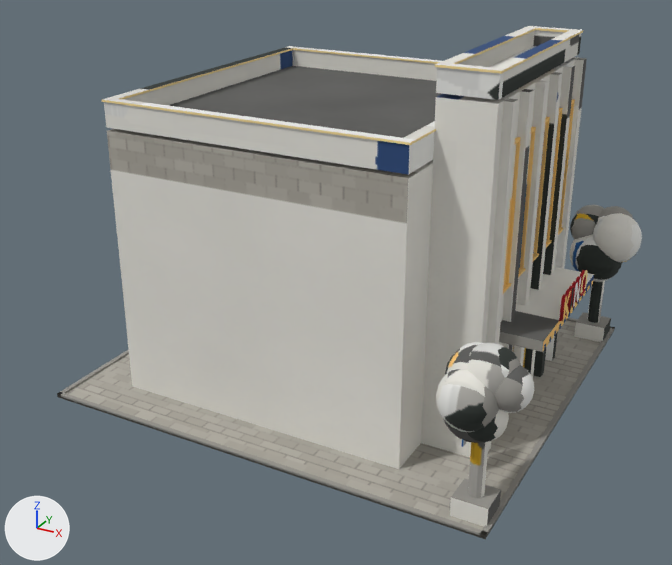
Renders of the glTF model openttd/media/baseset/decouple/objekty/mirne/dum_27_kino.glb from each side of a commit.
Camera for both pictures: a camera (50 mm lens) standing at (18.8, -16.0, 14.3) and looking at (6.6, 6.2, 3.2). Lighting does not change. The marker at lower left points along +X, +Y and +Z. The older version comes first. Where no turn or scale is listed for an object, it has been applied to the vertices. Vertices at exactly the same position are counted once.
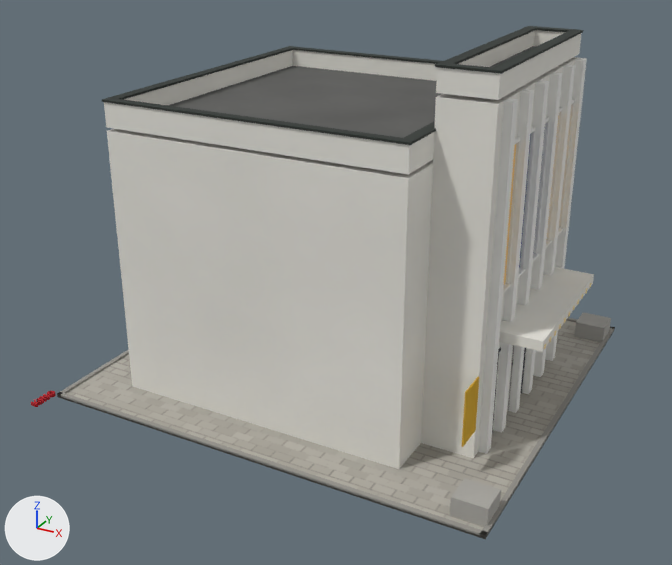
Where the newer file only moved an object's origin or applied its transform, the numbers keep the older frame.

Where the change shows, as pixel boxes (x1, y1, x2, y2) in the pictures (672 x 565 px):
'Mesh_0', surface changed, reshaped
    before: (57, 26, 642, 539)
    after: (31, 26, 615, 539)
'Mesh_1', surface changed
    both: (504, 115, 559, 284)
part 1 of me_mesh_0, added
    after: (47, 391, 56, 398)
part 2 of me_mesh_0, added
    after: (31, 399, 42, 407)
part 3 of me_mesh_0, added
    after: (39, 394, 50, 402)
part 4 of me_mesh_0, deleted
    before: (436, 205, 642, 498)
part 5 of me_mesh_0, surface changed
    before: (57, 26, 613, 529)
    after: (401, 26, 613, 529)

The change, as a list of edits to the scene's bpy script:
```text
Change mat_atlas:
    where n3 = _N.new('ShaderNodeMapping'); n3.name = 'Mapping'
    n3.inputs[1].default_value: (0.00313, -14.28, 0.0) -> (0.00257, -14.29, 0.0)  # 'Location'
    n3.inputs[3].default_value: (15.83, 15.24, 1.0) -> (15.4, 15.25, 1.0)  # 'Scale'
Change me_mesh_0:
    used by ob_mesh_0; location = (-0.12, 13.85, 0.0)
    remove me_mesh_0.from_pydata(...)  # 4434 vertices, 8624 faces; spans x 0.0..14.17, y -13.03..0.0, z 0.0..10.33
    add me_mesh_0.from_pydata(...)  # 1154 vertices, 2152 faces; spans x -0.42..13.52, y -13.37..-0.19, z -0.05..10.33
    me_mesh_0 part 1: a new loose piece of 384 vertices spanning x -0.42..-0.17, y -12.78..-12.55, z -0.05..0.05, in mat_atlas
    me_mesh_0 part 2: a new loose piece of 22 vertices spanning x -0.41..-0.17, y -13.37..-13.16, z -0.05..0.05, in mat_atlas
    me_mesh_0 part 3: a new loose piece of 20 vertices spanning x -0.41..-0.17, y -13.02..-12.82, z -0.05..0.05, in mat_atlas
    me_mesh_0 part 4: 26 loose pieces with 3714 vertices, spanning x 11.8..14.17, y -13.03..0.0, z 0.0..4.66, are deleted
    me_mesh_0 part 5: 196 kept faces spanning x 0.0..13.52, y -12.71..-0.19, z 0.0..10.33 get new texture (UV) coordinates
    other edits to the shape of me_mesh_0 do not show in these pictures
```
